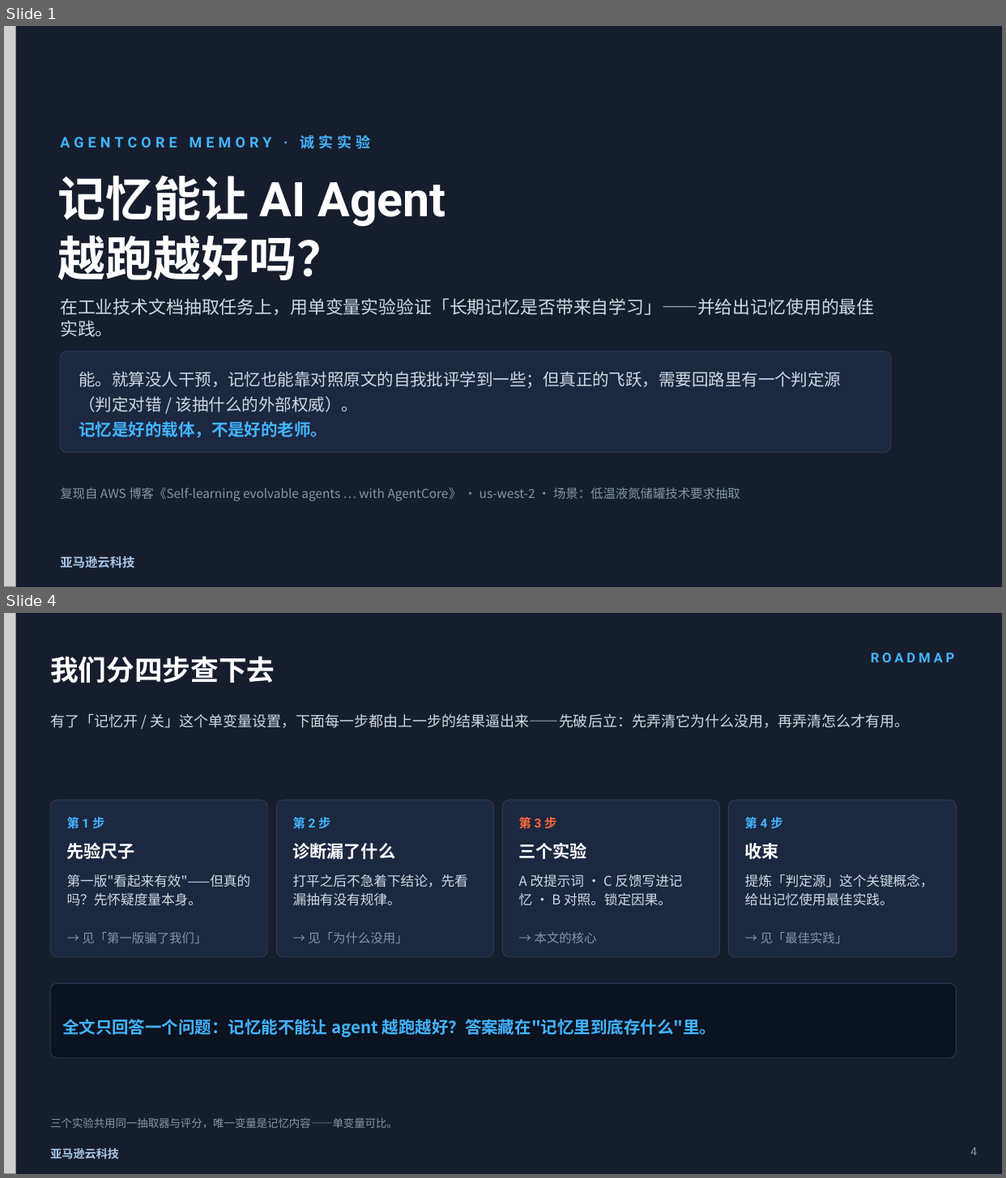
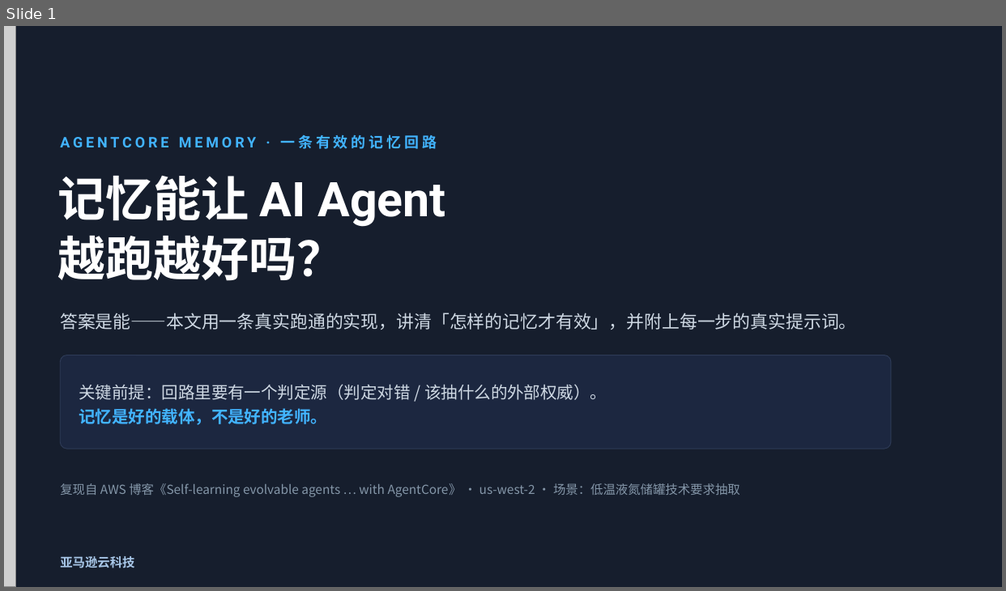
Before and after one commit to dashjim/agentcore-memory-loop, a slide deck: docs/记忆能让Agent越跑越好吗.pptx. Shown one above the other, each under a label of ours: slides 1 and 4 before the commit, slide 1 after it; the slides between them are not shown. The pictures are 1006x1178 and 1006x591 pixels, drawn with LibreOffice and Linux fonts; fonts in the diff are those of the drawing; grey boxes stand for pictures. Boxes give left, top, right and bottom in pixels: in the first picture for what was removed or moved away, otherwise in the second. Text is boxed around its words. In the diff, an @@ line names an element or a change of style, - is before the commit and + after.

```diff
--- a/docs/记忆能让Agent越跑越好吗.pptx
+++ b/docs/记忆能让Agent越跑越好吗.pptx
@@ slide 4 removed at (x1=4, y1=613, x2=1002, y2=1174), background #161E2D @@
@@ picture removed at (x1=4, y1=613, x2=16, y2=1174) @@
@@ text removed at (x1=50, y1=656, x2=275, y2=683) @@
-我们分四步查下去
@@ text removed at (x1=871, y1=653, x2=955, y2=662) @@
-ROADMAP
@@ text removed at (x1=50, y1=714, x2=910, y2=728) @@
-有了「记忆开 / 关」这个单变量设置，下面每一步都由上一步的结果逼出来——先破后立：先弄清它为什么没用，再弄清怎么才有用。
@@ rounded rectangle removed at (x1=50, y1=800, x2=267, y2=957) @@
@@ rounded rectangle removed at (x1=276, y1=800, x2=493, y2=957) @@
@@ rounded rectangle removed at (x1=503, y1=800, x2=720, y2=957) @@
@@ rounded rectangle removed at (x1=729, y1=800, x2=957, y2=957) @@
@@ text removed at (x1=67, y1=817, x2=104, y2=828) @@
-第 1 步
@@ text removed at (x1=293, y1=817, x2=330, y2=828) @@
-第 2 步
@@ text removed at (x1=519, y1=817, x2=556, y2=828) @@
-第 3 步
@@ text removed at (x1=745, y1=817, x2=782, y2=829) @@
-第 4 步
@@ text removed at (x1=67, y1=843, x2=135, y2=859) @@
-先验尺子
@@ text removed at (x1=293, y1=843, x2=396, y2=859) @@
-诊断漏了什么
@@ text removed at (x1=519, y1=843, x2=587, y2=859) @@
-三个实验
@@ text removed at (x1=745, y1=843, x2=779, y2=859) @@
-收束
@@ text removed at (x1=67, y1=875, x2=251, y2=906) @@
-第一版"看起来有效"——但真的吗？先怀疑度量本身。
@@ text removed at (x1=293, y1=875, x2=468, y2=906) @@
-打平之后不急着下结论，先看漏抽有没有规律。
@@ text removed at (x1=519, y1=875, x2=682, y2=906) @@
-A 改提示词 · C 反馈写进记忆 · B 对照。锁定因果。
@@ text removed at (x1=745, y1=875, x2=934, y2=906) @@
-提炼「判定源」这个关键概念，给出记忆使用最佳实践。
@@ text removed at (x1=82, y1=932, x2=206, y2=943) @@
-→ 见「第一版骗了我们」
@@ text removed at (x1=308, y1=932, x2=407, y2=943) @@
-→ 见「为什么没用」
@@ text removed at (x1=535, y1=932, x2=597, y2=943) @@
-→ 本文的核心
@@ text removed at (x1=761, y1=932, x2=848, y2=943) @@
-→ 见「最佳实践」
@@ rounded rectangle removed at (x1=50, y1=983, x2=957, y2=1059) @@
@@ text removed at (x1=62, y1=1019, x2=717, y2=1037) @@
-全文只回答一个问题：记忆能不能让 agent 越跑越好？答案藏在"记忆里到底存什么"里。
@@ text removed at (x1=50, y1=1118, x2=398, y2=1128) @@
-三个实验共用同一抽取器与评分，唯一变量是记忆内容——单变量可比。
@@ text removed at (x1=50, y1=1148, x2=119, y2=1160) @@
-亚马逊云科技
@@ text removed at (x1=970, y1=1148, x2=977, y2=1156) @@
-4
@@ slide 1 changed as well @@
@@ text at (x1=60, y1=135, x2=437, y2=149): text changed @@
-AGENTCORE MEMORY · 诚实实验
+AGENTCORE MEMORY · 一条有效的记忆回路
@@ text at (x1=60, y1=313, x2=856, y2=330): text changed @@
-在工业技术文档抽取任务上，用单变量实验验证「长期记忆是否带来自学习」——并给出记忆使用的最佳实践。
+答案是能——本文用一条真实跑通的实现，讲清「怎样的记忆才有效」，并附上每一步的真实提示词。
@@ rounded rectangle resized from (x1=60, y1=352, x2=891, y2=453) to (x1=60, y1=356, x2=891, y2=449) @@
@@ rounded rectangle at (x1=60, y1=356, x2=891, y2=449): proportions changed @@
@@ text at (x1=79, y1=384, x2=607, y2=400): text changed @@
-能。就算没人干预，记忆也能靠对照原文的自我批评学到一些；但真正的飞跃，需要回路里有一个判定源（判定对错 / 该抽什么的外部权威）。
+关键前提：回路里要有一个判定源（判定对错 / 该抽什么的外部权威）。
@@ text "复现自 AWS 博客《Self-learning evolvable agents ..." moved from (x1=60, y1=488, x2=740, y2=501) to (x1=60, y1=484, x2=740, y2=497) @@
```
Also in this commit, not shown: 8 other slides changed, 3 slides added, 5 other slides removed, 1 other file.
